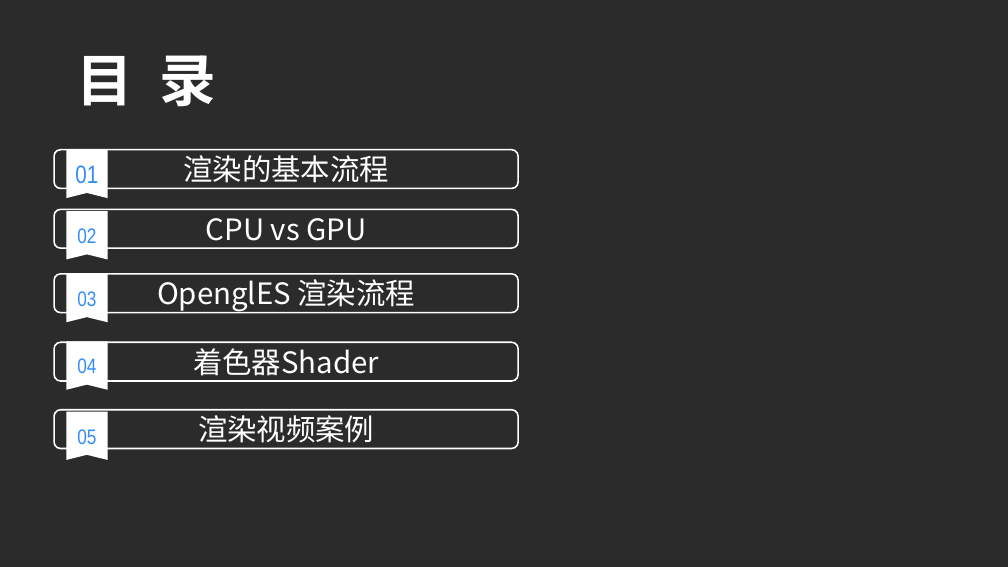
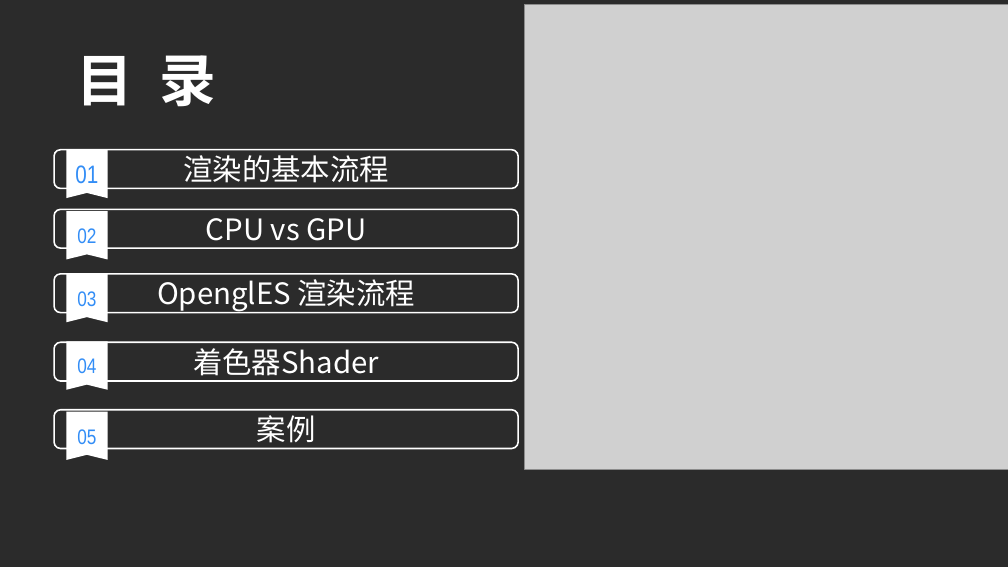
Before and after one commit to siwangqishiq/ShadeDemo, a slide deck: slide 2 of ppt/share.pptx. Drawn at 1008x567 pixels with LibreOffice and Linux fonts; fonts in the diff are those of the drawing; grey boxes stand for pictures; background and template pictures are left out; a plain dark background stands for a picture behind light text. Boxes give left, top, right and bottom in pixels: in the first picture for what was removed or moved away, otherwise in the second. Text is boxed around its words. In the diff, an @@ line names an element or a change of style, - is before the commit and + after.

Commit message:
update ppt

```diff
--- a/ppt/share.pptx
+++ b/ppt/share.pptx
@@ picture added at (525,5,1008,469) @@
@@ text in rounded rectangle at (257,415,316,449): text changed @@
-渲染视频案例
+案例
```
Also in this commit, not shown: 2 other slides changed, 7 slides added, 16 slides removed, 1 other file.
